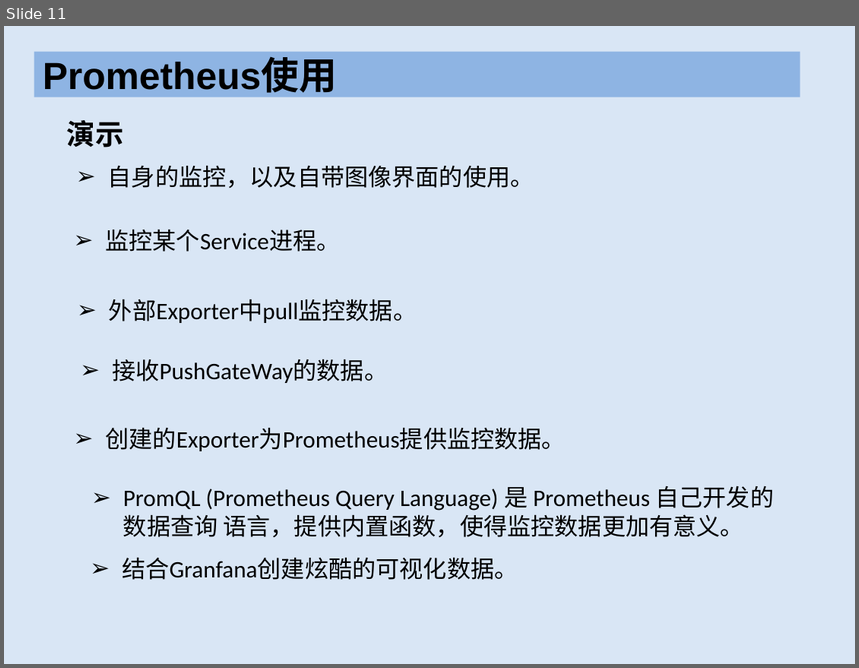
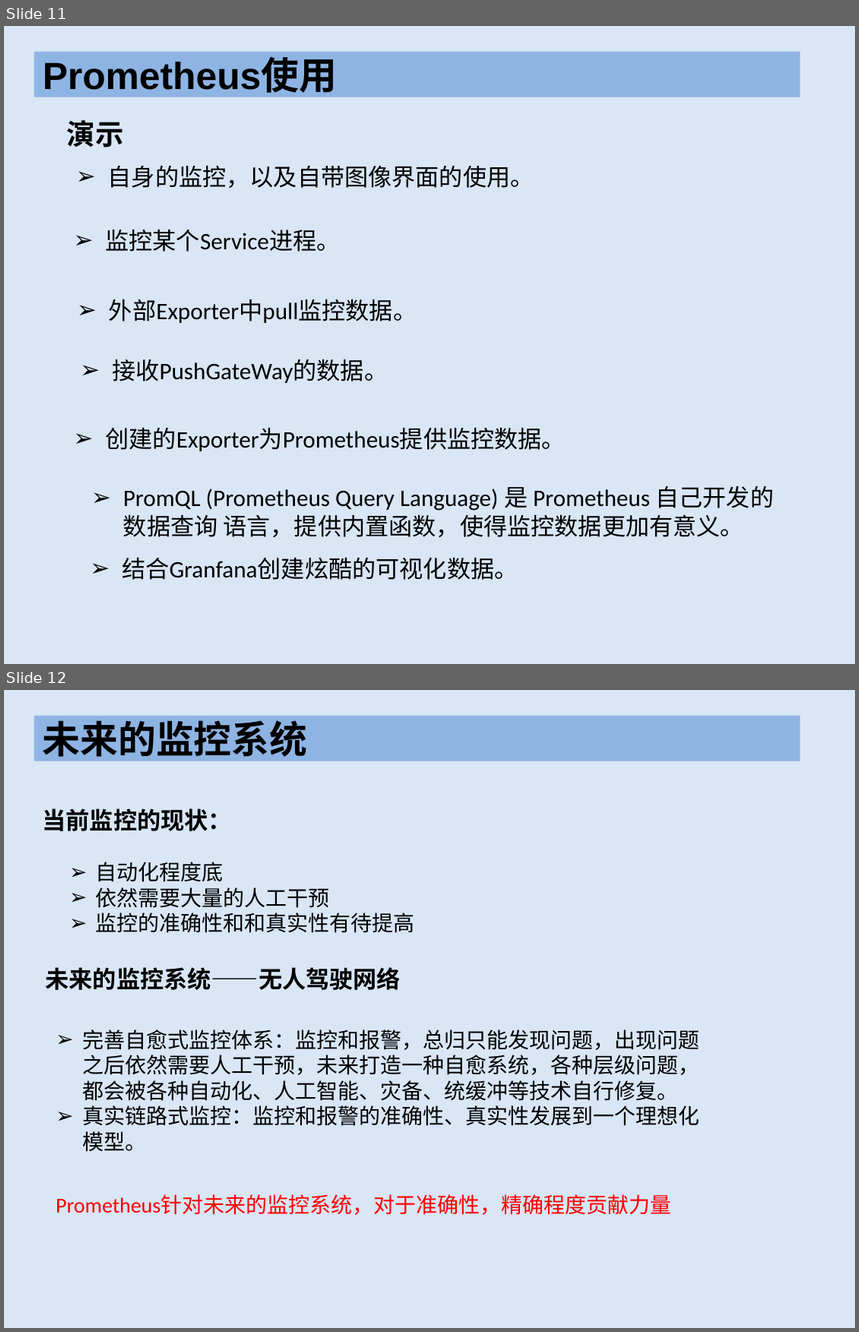
Before and after one commit to XianHuaEmma/test, a slide deck: Prometheus知识/Prometheus.pptx. Shown one above the other, each under a label of ours: slide 11 before the commit, slides 11 and 12 after it. The pictures are 859x668 and 859x1332 pixels, drawn with LibreOffice and Linux fonts; fonts in the diff are those of the drawing. Boxes give left, top, right and bottom in pixels: in the first picture for what was removed or moved away, otherwise in the second. Text is boxed around its words. In the diff, an @@ line names an element or a change of style, - is before the commit and + after.

```diff
--- a/Prometheus知识/Prometheus.pptx
+++ b/Prometheus知识/Prometheus.pptx
@@ slide 12 added at (4,690,855,1328), background #C6D9F1 at 65% opacity @@
@@ rectangle added at (34,716,800,761), fill #8EB4E3, 32 pt, text #000000, bold @@
+未来的监控系统
@@ text added at (43,809,232,831), 20 pt, text #000000, bold @@
+当前监控的现状：
@@ text added at (96,862,415,933), 18 pt, text #000000 @@
+➢ 自动化程度底
+➢ 依然需要大量的人工干预
+➢ 监控的准确性和和真实性有待提高
@@ text added at (46,967,401,990), 20 pt, text #000000, bold @@
+未来的监控系统——无人驾驶网络
@@ text added at (82,1030,699,1152), 18 pt, text #000000 @@
+➢ 完善自愈式监控体系：监控和报警，总归只能发现问题，出现问题之后依然需要人工干预，未来打造一种自愈系统，各种层级问题，都会被各种自动化、人工智能、灾备、统缓冲等技术自行修复。
+➢ 真实链路式监控：监控和报警的准确性、真实性发展到一个理想化模型。
@@ text added at (56,1195,671,1215), 18 pt, text #FF0000 @@
+Prometheus针对未来的监控系统，对于准确性，精确程度贡献力量
```
Also in this commit, not shown: 3 slides changed, 6 other files.
